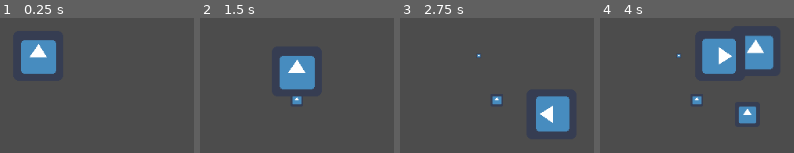
Above: before the commit, frames 1-4 (left to right).
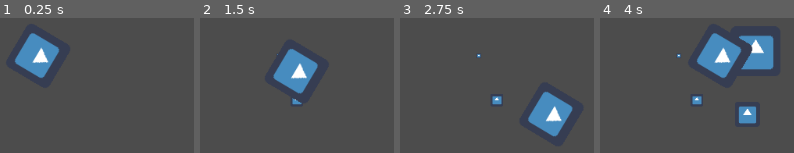
Above: after the commit, the same moments.

Repository: Grandmasterjtg/Kosmic-Kiwi-Repository
Game: Godot game, scene res://Levels/Test.tscn
Same seed, same stepped clock (60 frames per second), same inputs: the game is played once before the commit and once after it. The project has no main scene, so this scene is started directly. The engine's default icon, where the game draws it, is replaced by a stand-in: a white triangle on a blue panel in a dark square.
Inputs:
- Up to frame 1 (0.25 s): no input
- Up to frame 2 (1.5 s): tap Enter at 0.5 s; hold D (move_right) 0.53-1.28 s; tap 1 (hotbar_1) at 0.6 s; hold S (move_down) from 1.28 s (still down); tap 2 (hotbar_2) at 1.35 s
- Up to frame 3 (2.75 s): release S (move_down) at 2.03 s; hold D (move_right) from 2.03 s (still down); tap 3 (hotbar_3) at 2.1 s
- Up to frame 4 (4 s): release D (move_right) at 2.78 s; hold W (move_up) 2.78-3.53 s; tap 4 (hotbar_4) at 2.85 s; hold A (move_left) from 3.53 s (still down); tap 1 (hotbar_1) at 3.6 s

The runs differ from the first frame. In frame 1, 2.2% of the frame differs, in the area x 7-31%, y 11-45%; in frame 2, 2.5%; in frame 3, 2.5%; in frame 4, 2.5%, in the area x 50-79%, y 11-45%.

Commit message:
Started Friend Work

Diff:
--- a/KosmicKiwi/FriendTest_scene.tscn
+++ /dev/null
@@ -1,3 +0,0 @@
-[gd_scene format=2]
-
-[node name="FriendTest_scene" type="Node2D"]
--- /dev/null
+++ b/KosmicKiwi/Levels/FriendTest_scene.tscn
@@ -0,0 +1,11 @@
+[gd_scene load_steps=3 format=2]
+
+[ext_resource path="res://Scenes/Player.tscn" type="PackedScene" id=1]
+[ext_resource path="res://Scenes/Friend.tscn" type="PackedScene" id=2]
+
+[node name="FriendTest_scene" type="Node2D"]
+
+[node name="Friend" parent="." instance=ExtResource( 2 )]
+position = Vector2( 600, 300 )
+
+[node name="Player" parent="." instance=ExtResource( 1 )]
--- /dev/null
+++ b/KosmicKiwi/Scenes/Friend.tscn
@@ -0,0 +1,22 @@
+[gd_scene load_steps=4 format=2]
+
+[ext_resource path="res://icon.png" type="Texture" id=1]
+[ext_resource path="res://Scripts/Friend.gd" type="Script" id=2]
+
+[sub_resource type="CircleShape2D" id=1]
+radius = 200.0
+
+[node name="Friend" type="Node2D"]
+script = ExtResource( 2 )
+
+[node name="KinematicBody2D" type="KinematicBody2D" parent="."]
+modulate = Color( 0.494118, 1, 0.54902, 1 )
+z_index = 1
+
+[node name="Sprite" type="Sprite" parent="KinematicBody2D"]
+texture = ExtResource( 1 )
+
+[node name="DetectionArea" type="Area2D" parent="."]
+
+[node name="CollisionShape2D" type="CollisionShape2D" parent="DetectionArea"]
+shape = SubResource( 1 )
--- a/KosmicKiwi/Scenes/Player.tscn
+++ b/KosmicKiwi/Scenes/Player.tscn
@@ -3,9 +3,11 @@
 [ext_resource path="res://icon.png" type="Texture" id=1]
 [ext_resource path="res://Scripts/PlayerMovement.gd" type="Script" id=2]
 
-[node name="KinematicBody2D" type="KinematicBody2D"]
+[node name="Player" type="Node2D"]
+
+[node name="KinematicBody2D" type="KinematicBody2D" parent="."]
 z_index = 1
 script = ExtResource( 2 )
 
-[node name="Sprite" type="Sprite" parent="."]
+[node name="Sprite" type="Sprite" parent="KinematicBody2D"]
 texture = ExtResource( 1 )
--- /dev/null
+++ b/KosmicKiwi/Scripts/Friend.gd
@@ -0,0 +1,16 @@
+extends Node2D
+
+
+# Declare member variables here. Examples:
+# var a = 2
+# var b = "text"
+
+
+export var m_speed := 100.0
+var m_direction := Vector2(0, 1)
+
+func _physics_process(delta) -> void:
+	var horizontal_movement = m_speed * delta
+	var vertical_movement = m_speed * delta
+	move_local_x(horizontal_movement)
+	move_local_y(vertical_movement)
--- a/KosmicKiwi/button_scenes/Nav_Button.tscn
+++ b/KosmicKiwi/button_scenes/Nav_Button.tscn
@@ -1,7 +1,7 @@
 [gd_scene load_steps=3 format=2]
 
 [ext_resource path="res://icon.png" type="Texture" id=1]
-[ext_resource path="res://Planet_Button.gd" type="Script" id=2]
+[ext_resource path="res://Scripts/Planet_Button.gd" type="Script" id=2]
 
 [node name="Nav_Button" type="VBoxContainer"]
 modulate = Color( 0.996078, 0.501961, 1, 1 )
--- a/KosmicKiwi/button_scenes/Planet_1_Button.tscn
+++ b/KosmicKiwi/button_scenes/Planet_1_Button.tscn
@@ -1,7 +1,7 @@
 [gd_scene load_steps=3 format=2]
 
 [ext_resource path="res://icon.png" type="Texture" id=1]
-[ext_resource path="res://Planet_Button.gd" type="Script" id=2]
+[ext_resource path="res://Scripts/Planet_Button.gd" type="Script" id=2]
 
 [node name="Planet_1_Button" type="VBoxContainer"]
 margin_right = 40.0
--- a/KosmicKiwi/button_scenes/Planet_2_Button.tscn
+++ b/KosmicKiwi/button_scenes/Planet_2_Button.tscn
@@ -1,7 +1,7 @@
 [gd_scene load_steps=3 format=2]
 
 [ext_resource path="res://icon.png" type="Texture" id=1]
-[ext_resource path="res://Planet_Button.gd" type="Script" id=2]
+[ext_resource path="res://Scripts/Planet_Button.gd" type="Script" id=2]
 
 [node name="Planet_2_Button" type="VBoxContainer"]
 modulate = Color( 0.388235, 1, 0.301961, 1 )
--- a/KosmicKiwi/planet_scenes/Nav_Menu.tscn
+++ b/KosmicKiwi/planet_scenes/Nav_Menu.tscn
@@ -1,6 +1,6 @@
 [gd_scene load_steps=4 format=2]
 
-[ext_resource path="res://PlanetManager.gd" type="Script" id=1]
+[ext_resource path="res://Scripts/PlanetManager.gd" type="Script" id=1]
 [ext_resource path="res://button_scenes/Planet_2_Button.tscn" type="PackedScene" id=2]
 [ext_resource path="res://button_scenes/Planet_1_Button.tscn" type="PackedScene" id=3]
 
--- a/KosmicKiwi/project.godot
+++ b/KosmicKiwi/project.godot
@@ -15,7 +15,7 @@
 
 [autoload]
 
-PlanetManager="*res://PlanetManager.gd"
+PlanetManager="*res://Scripts/PlanetManager.gd"
 
 [input]
 
Renamed: KosmicKiwi/PlanetManager.gd -> KosmicKiwi/Scripts/PlanetManager.gd
Renamed: KosmicKiwi/Planet_Button.gd -> KosmicKiwi/Scripts/Planet_Button.gd
